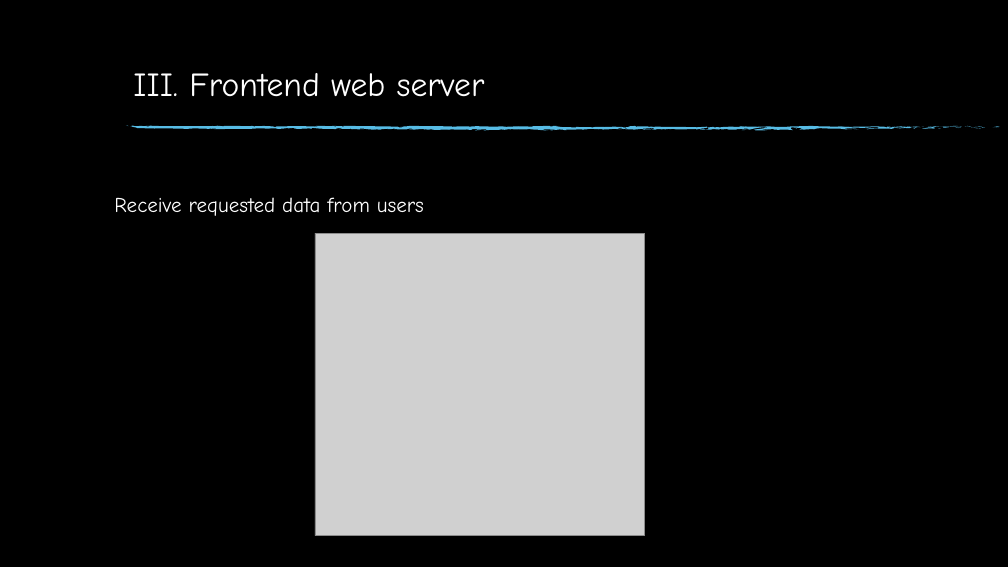
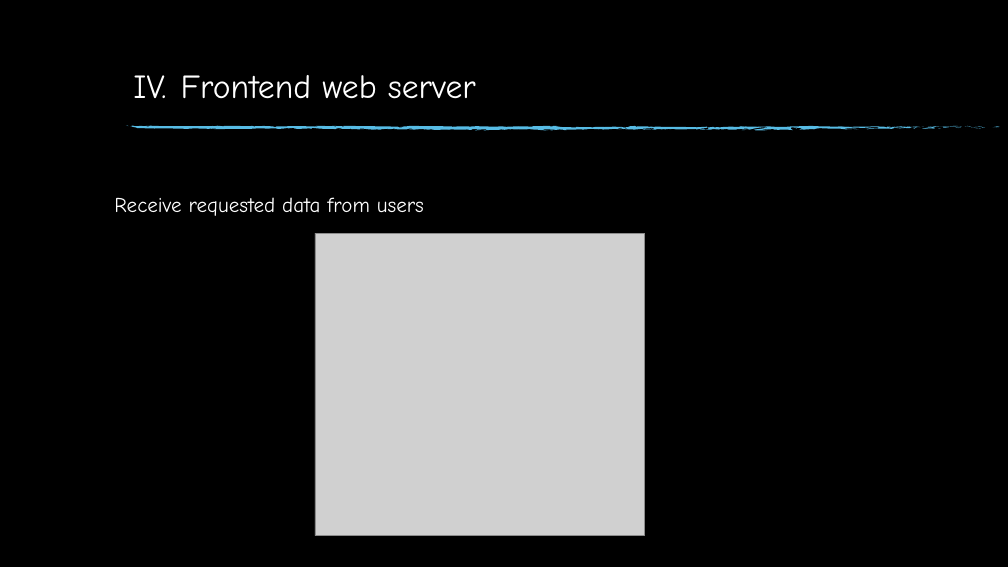
Before and after one commit to GatHors/ImageProcessing, a slide deck: slide 16 of Report & presentation/FinalReport_Gathors.pptm (slide 7 before the commit). Drawn at 1008x567 pixels with LibreOffice and Linux fonts; fonts in the diff are those of the drawing; grey boxes stand for pictures; background and template pictures are left out. Boxes give left, top, right and bottom in pixels: in the first picture for what was removed or moved away, otherwise in the second. Text is boxed around its words. In the diff, an @@ line names an element or a change of style, - is before the commit and + after.

```diff
--- a/Report & presentation/FinalReport_Gathors.pptm
+++ b/Report & presentation/FinalReport_Gathors.pptm
@@ text at (x1=181, y1=75, x2=476, y2=99): text changed @@
-III. Frontend web server
+IV. Frontend web server
```
Also in this commit, not shown: 6 other slides changed.
